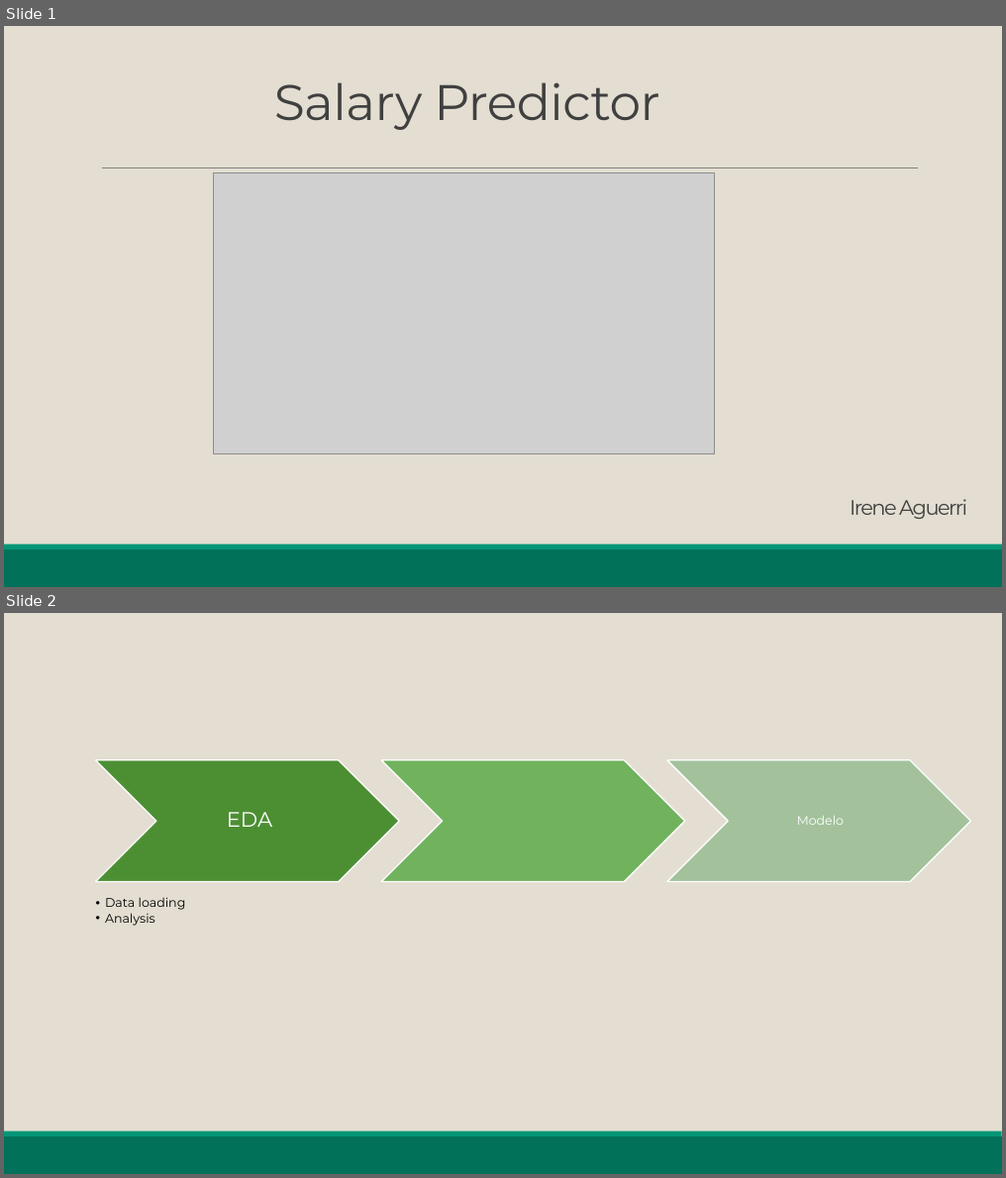
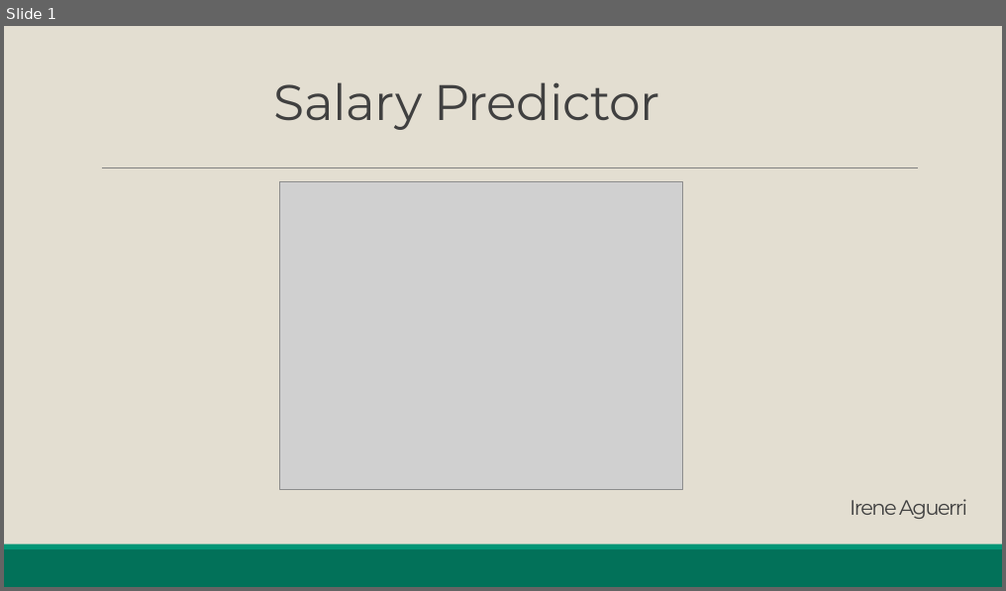
Before and after one commit to iaguerri/Kaggle-Data-Science-Predictor, a slide deck: Salary_Predictor.pptx. Shown one above the other, each under a label of ours: slides 1 and 2 before the commit, slide 1 after it. The pictures are 1006x1178 and 1006x591 pixels, drawn with LibreOffice and Linux fonts; fonts in the diff are those of the drawing; grey boxes stand for pictures. Boxes give left, top, right and bottom in pixels: in the first picture for what was removed or moved away, otherwise in the second. Text is boxed around its words. In the diff, an @@ line names an element or a change of style, - is before the commit and + after.

```diff
--- a/Salary_Predictor.pptx
+++ b/Salary_Predictor.pptx
@@ slide 2 removed at <box>4,613,1002,1174</box>, background #E3DED1; not listed: 2 template elements that a slide beside it also shows @@
@@ group removed at <box>95,761,970,926</box>: 3 chevrons, 3 texts @@
-EDA
-  • Data loading
-  • Analysis
-Modelo
@@ slide 1 changed as well @@
@@ picture: place and size @@
-picture at <box>214,173,715,455</box>
+picture at <box>279,181,683,490</box>
```
Also in this commit, not shown: 7 slides added, 7 other files.
